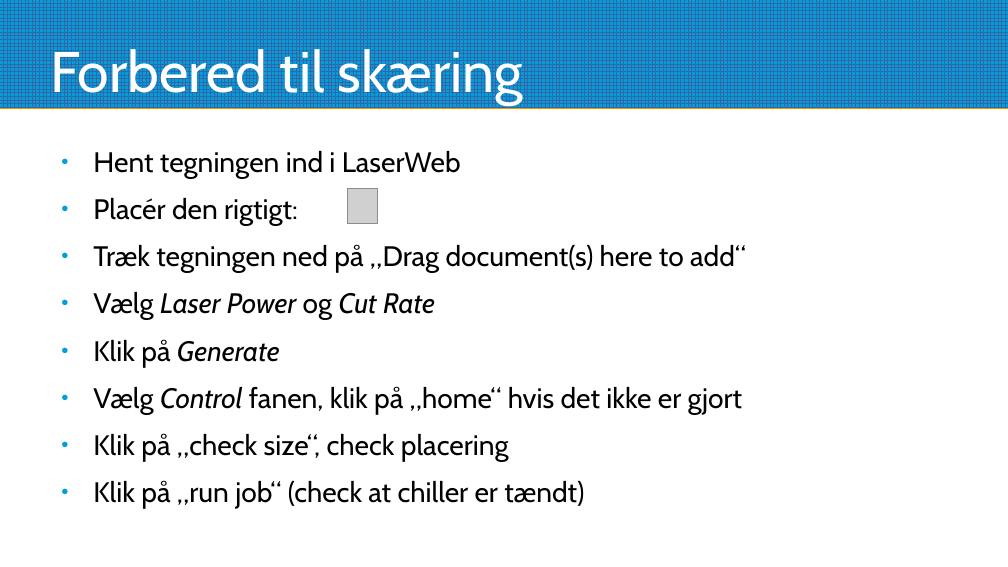
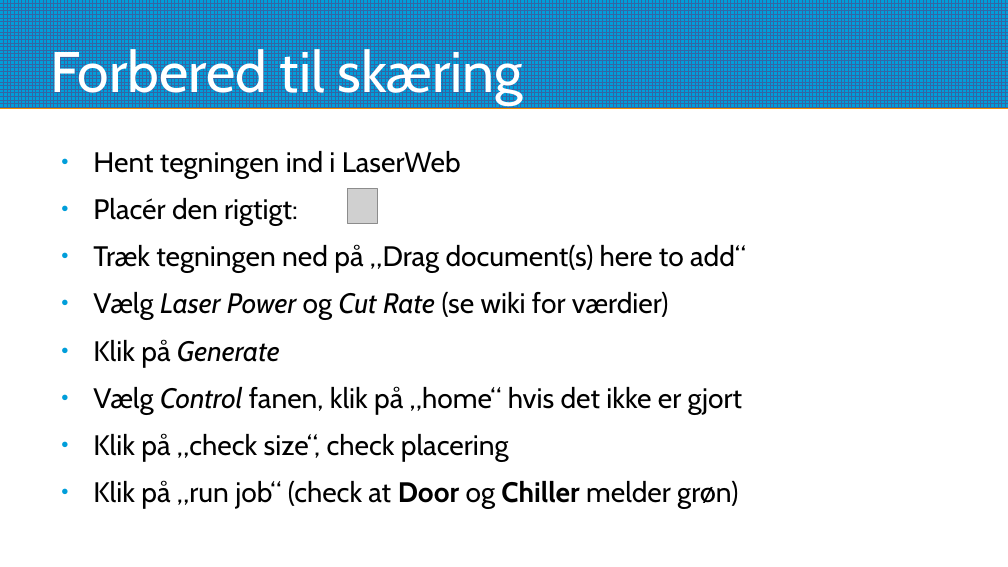
Before and after one commit to Hal9k-dk/lasersaur, a slide deck: slide 8 of intro/lasersaurintro.odp. Drawn at 1008x567 pixels with LibreOffice and Linux fonts; fonts in the diff are those of the drawing; grey boxes stand for pictures. Boxes give left, top, right and bottom in pixels: in the first picture for what was removed or moved away, otherwise in the second. Text is boxed around its words. In the diff, an @@ line names an element or a change of style, - is before the commit and + after.

```diff
--- a/intro/lasersaurintro.odp
+++ b/intro/lasersaurintro.odp
@@ text at (93, 292, 669, 320): text changed; italic off @@
-● Vælg Laser Power og Cut Rate
+● Vælg Laser Power og Cut Rate (se wiki for værdier)
@@ text at (93, 480, 738, 509): text changed @@
-● Klik på „run job“ (check at chiller er tændt)
+● Klik på „run job“ (check at Door og Chiller melder grøn)
```
Also in this commit, not shown: 1 slide added.
